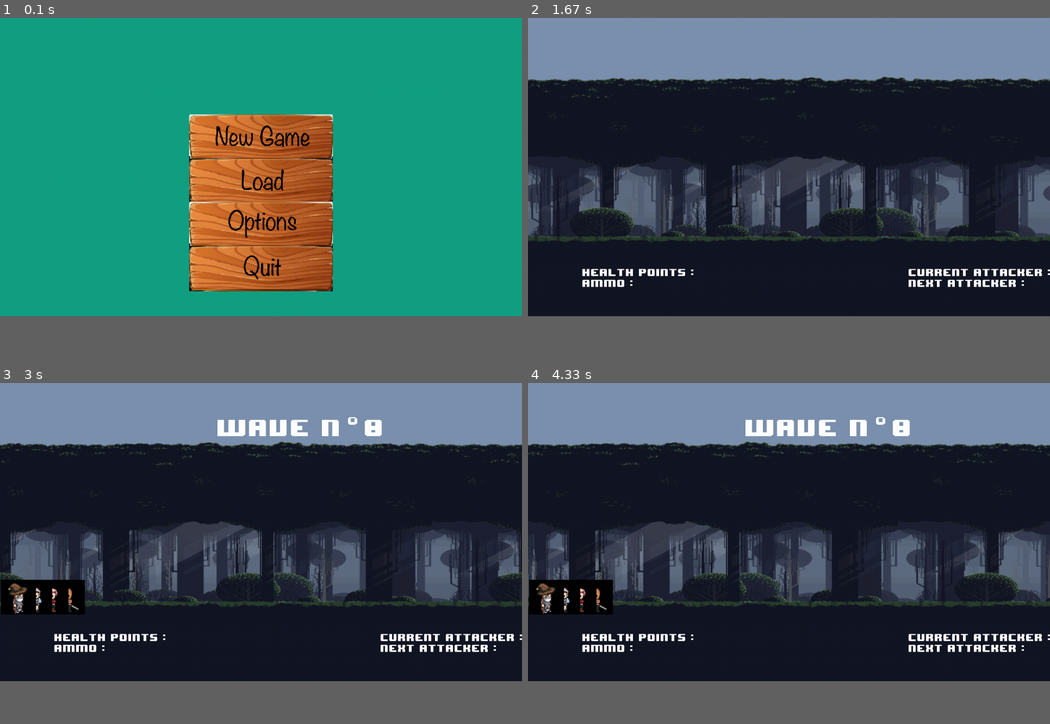
Above: before the commit, frames 1-4 (two rows, left to right).
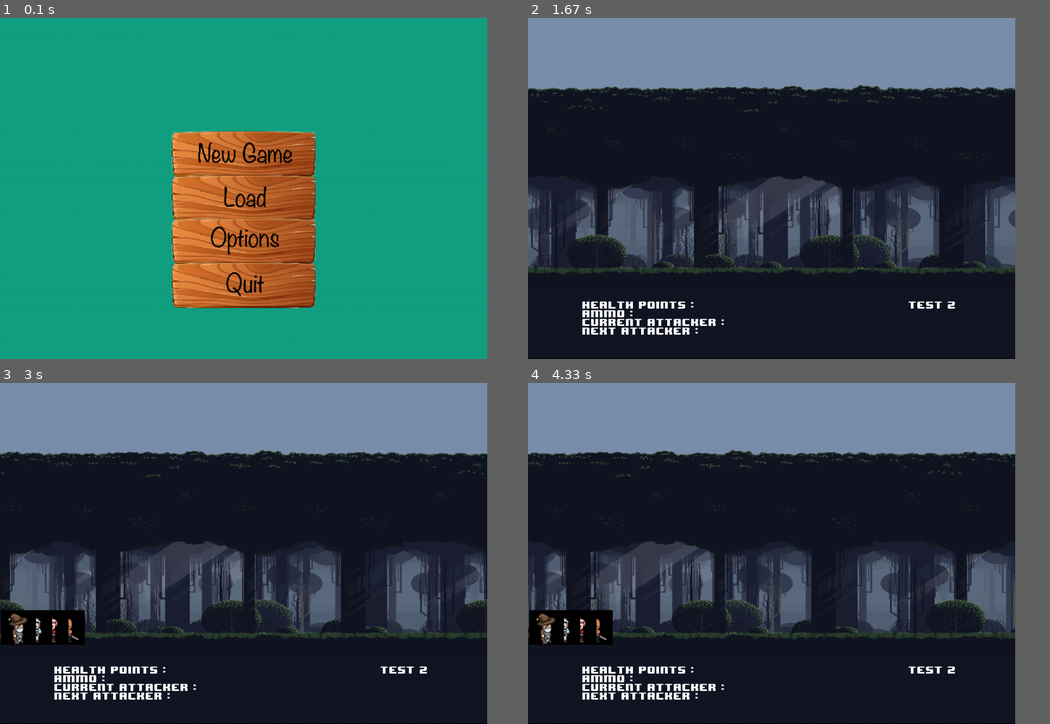
Above: after the commit, the same moments.

Repository: antoinebnm/Pygame-Project-23
Game: pygame game, started from run.py
Two runs of this game, one before a commit and one after it. Both use one fixed random seed, a clock stepped at 60 frames per second and the inputs below.
Inputs (mouse positions are in pixels of both pictures, inside the frame that each line leads up to):
- Up to frame 1 (0.1 s): no input
- Up to frame 2 (1.67 s): press the mouse at (773, 198) at 0.37 s; move the mouse to (762, 147) at 0.47 s; release the mouse at (752, 96) at 0.6 s; hold Esc 0.67-1.13 s; hold Right 0.67-1.13 s; move the mouse to (820, 212) at 0.7 s; tap Space at 1.17, 1.57 s; hold Right from 1.5 s (still down)
- Up to frame 3 (3 s): tap Space at 1.87, 2.07, 2.37 s; release Right at 1.97 s; hold Right 2-2.47 s
- Up to frame 4 (4.33 s): hold Right 3.5-4.13 s; tap Space at 3.57, 3.87 s
The window is 900x515 before the commit and 840x589 after it. Grey fills any space a smaller window leaves; there, only what the larger window draws over its background counts as a difference.

The runs differ from the first frame. In frame 1, 12% of the frame differs, in the area x 32-64%, y 28-86%; in frame 2, 23%; in frame 3, 25%; in frame 4, 26%, in the area x 0-100%, y 0-100%.

Commit message:
stable 3.0

Diff:
--- a/config.py
+++ b/config.py
@@ -1,4 +1,5 @@
 import pygame, random, sys, math, random, time, csv, os, json
+#from pygame.locals import *
 
 PATH = os.path.dirname(__file__)
 img_path = PATH + "/img/"
@@ -14,7 +15,7 @@
 #                                                                 #
 ###################################################################
 # 1600x900 | 1440×900 | 1280×720
-SCREEN_WIDTH, SCREEN_HEIGHT = pygame.display.get_desktop_sizes()[0][0]-320,pygame.display.get_desktop_sizes()[0][1]-280
+SCREEN_WIDTH, SCREEN_HEIGHT = pygame.display.get_desktop_sizes()[0][0]*0.7,pygame.display.get_desktop_sizes()[0][1]*0.7
 LOWER_MARGIN = SCREEN_HEIGHT // 4
 
 TILE_SIZE = 32
@@ -23,9 +24,19 @@
 
 FPS = 60
 
+RESIZE = False
+DEBUG = False
+SAVE = False
+
+
+if RESIZE:
+    window = pygame.display.set_mode((SCREEN_WIDTH, SCREEN_HEIGHT + LOWER_MARGIN),pygame.HWSURFACE | pygame.DOUBLEBUF | pygame.RESIZABLE)
+else:
+    window = pygame.display.set_mode((SCREEN_WIDTH, SCREEN_HEIGHT + LOWER_MARGIN),pygame.HWSURFACE | pygame.DOUBLEBUF)
+screen = pygame.rect.Rect(0, 0, SCREEN_WIDTH, SCREEN_HEIGHT)
+
+
 icon = pygame.image.load(img_path + 'elve_char.png')
-window = pygame.display.set_mode((SCREEN_WIDTH, SCREEN_HEIGHT + LOWER_MARGIN),pygame.HWSURFACE | pygame.DOUBLEBUF)# | pygame.RESIZABLE)
-screen = pygame.rect.Rect(0, 0, SCREEN_WIDTH, SCREEN_HEIGHT)
 pygame.display.set_icon(icon)
 
 # font
@@ -35,7 +46,7 @@
 clock = pygame.time.Clock()
 
 
-DEBUG = False
+
 
 
 ###################################################################
@@ -45,6 +56,7 @@
 ###################################################################
 COLOR_UI = pygame.color.Color(20, 23, 37)
 COLOR_WHITE = pygame.color.Color(255,255,255)
+COLOR_MENU = pygame.color.Color(20,160,130)
 
 
 ###################################################################
@@ -68,6 +80,36 @@
 
 PLAYER_CHARACTERS = ['warrior','elve','healer','mage'] # warrior, elve, mage, healer
 
+HEROES_ACTIONS_BUFFS = {
+    'Basic': None,
+    'Basic Slash' : False,
+    'Knife Cut' : False,
+    'Wand Swing' : False,
+    'Fire Ball' : False,
+
+    'Secondary': None,
+    'Jump Slash' : {'Damage': +0.2, 'Armor': -0.1},
+    'Arrow Shot' : {'Ammo': -1},
+    'Heal' : {'Heal': +0.2},
+    'Weakening Spell' : {'Enemy Strength': -0.2},
+
+    'Special': None,
+    'Spinning Attack' : {'Cooldown': +1},
+    'Piercing Arrow' : {'Damage': +0.2, 'Ammo': -1, 'Cooldown': +1},
+    'Revive' : {'Cooldown': +2, 'Heal': +0.4},
+    'Growing Roots' : {'Enemy Armor': -0.2},
+
+    'Defense' : {'Armor': +0.3}
+}
+
+INVENTORY = {
+    'Money': 0,
+    'Heal Potions': 0,
+    'Warrior Upgrade': False,
+    'Archer Upgrade': False,
+    'Healer Upgrade': False,
+    'Mage Upgrade': False
+}
 
 ###################################################################
 #                                                                 #
--- a/fight.py
+++ b/fight.py
@@ -1,38 +1,6 @@
 from config import *
 
-
-HEROES_ACTIONS_BUFFS = {
-    'Basic': None,
-    'Basic Slash' : False,
-    'Knife Cut' : False,
-    'Wand Swing' : False,
-    'Fire Ball' : False,
-
-    'Secondary': None,
-    'Jump Slash' : {'Damage': +0.2, 'Armor': -0.1},
-    'Arrow Shot' : {'Ammo': -1},
-    'Heal' : {'Heal': +0.2},
-    'Weakening Spell' : {'Enemy Strength': -0.2},
-
-    'Special': None,
-    'Spinning Attack' : {'Cooldown': +1},
-    'Piercing Arrow' : {'Damage': +0.2, 'Ammo': -1, 'Cooldown': +1},
-    'Revive' : {'Cooldown': +2, 'Heal': +0.4},
-    'Growing Roots' : {'Enemy Armor': -0.2},
-
-    'Defense' : {'Armor': +0.3}
-}
-
-INVENTORY = {
-    'Money': 0,
-    'Heal Potions': 0,
-    'Warrior Upgrade': False,
-    'Archer Upgrade': False,
-    'Healer Upgrade': False,
-    'Mage Upgrade': False
-}
-
-SAVE = False
+ui_rect = pygame.rect.Rect(screen.left, screen.bottom, window.get_width(), LOWER_MARGIN)
 
 class Character():
     def __init__(self, id, camp, char_name, health, speed, damage, armor, ammo=None,x=0, y=0, scale=1):
@@ -195,6 +163,7 @@
             if (atk_list[index] != None) and (atk_list[index] in player_group):
                 while security:
                     action = input("\n>>> Choose your move :\n ")
+                    text_write(600, int((ui_rect.height//15) * 2), '>>> Choose your move :')
                     try :
                         action = int(action)
                     except ValueError:
@@ -288,7 +257,7 @@
                                 x.Health = x.MaxHealth
                                 x.is_alive = True
                             print('All heroes have been healed / revived.')
-                        else: action = None; target = None
+                        else: print('\n>>> Invalid action, please try again.'); action = None; target = None
 
                         try:
                             target = int(target)
@@ -551,6 +520,26 @@
     # Pygame update function or whatever
         pass
 
+
+def text_write(x, y, text='default text', scale=1):
+    scale = float(scale)
+    text = font.render(text, False, COLOR_WHITE).convert_alpha()
+    text = pygame.transform.scale_by(text,scale)
+    text_rect = text.get_rect()
+    y += SCREEN_HEIGHT # adjust to bottom of screen / ui
+    text_rect.topleft = ((x),(y))
+    window.blit(text, text_rect)
+
+def text_update():
+    window.fill(COLOR_UI,ui_rect)
+# UI indicator
+    text_write(100, int((ui_rect.height//15) * 2), 'Health points :')
+    text_write(100,int((ui_rect.height//15) * 4), 'Ammo :')
+    text_write(100,int((ui_rect.height//15) * 6), 'Current Attacker :')
+    text_write(100,int((ui_rect.height//15) * 8), 'Next Attacker :')
+    text_write(700,int((ui_rect.height//15) * 2), 'Test 2')
+
+
 def stats(team):
     print("–––––––––––––––––––––––––––––––––––––")
     for member in team:
@@ -607,10 +596,11 @@
 
 FightSyst = Fight()
 
-"""
-stats(player_group); stats(Enemies)
+
+"""stats(player_group); stats(Enemies)
 for wave_number in range(0,len(Waves)):
-    Game.main(wave_number)
+    #text_write(400,((-1) * SCREEN_HEIGHT + 60), ('Wave n°' + str(wave_number)),2.4)
+    FightSyst.main(wave_number)
 """
 
 
--- a/game.py
+++ b/game.py
@@ -1,18 +1,13 @@
 from sprites import *
-#from fight import *
+from fight import *
 from button import *
 
 #button images
-newg_img = pygame.image.load(img_path + 'new-game_btn.png').convert()
-load_img = pygame.image.load(img_path + 'load_btn.png').convert()
-option_img = pygame.image.load(img_path + 'settings_btn.png').convert()
-exit_img = pygame.image.load(img_path + 'exit_btn.png').convert()
-ind = newg_img.get_height() + 20
-newg_button = Button(SCREEN_WIDTH // 2, (SCREEN_HEIGHT // 2), newg_img, 0.6)
-load_button = Button(SCREEN_WIDTH // 2, (SCREEN_HEIGHT // 2) + ind*0.5, load_img, 0.6)
-option_button = Button(SCREEN_WIDTH // 2, (SCREEN_HEIGHT // 2) + ind, option_img, 0.6)
-exit_button = Button(SCREEN_WIDTH // 2, (SCREEN_HEIGHT // 2) + ind*1.5, exit_img, 0.6)
-menu_img = pygame.image.load((img_path + 'mc_pausescreen' + '.png')).convert()
+newg_img = pygame.image.load(img_path + 'new-game_btn.png').convert_alpha()
+load_img = pygame.image.load(img_path + 'load_btn.png').convert_alpha()
+option_img = pygame.image.load(img_path + 'settings_btn.png').convert_alpha()
+exit_img = pygame.image.load(img_path + 'exit_btn.png').convert_alpha()
+menu_img = pygame.image.load((img_path + 'mc_pausescreen' + '.png')).convert_alpha()
 
 
 class Game:
@@ -28,6 +23,12 @@
         self.COUNTER = 0
         self.init_game = False
 
+        self.ind = newg_img.get_height() + 20
+        self.newg_button = Button(SCREEN_WIDTH // 2, (SCREEN_HEIGHT // 2) + self.ind*0, newg_img, 0.6)
+        self.load_button = Button(SCREEN_WIDTH // 2, (SCREEN_HEIGHT // 2) + self.ind*0.5, load_img, 0.6)
+        self.option_button = Button(SCREEN_WIDTH // 2, (SCREEN_HEIGHT // 2) + self.ind*1, option_img, 0.6)
+        self.exit_button = Button(SCREEN_WIDTH // 2, (SCREEN_HEIGHT // 2) + self.ind*1.5, exit_img, 0.6)
+
 ### Fonction initialisation d'une nouvelle partie
     def new_game(self):
     # Reset datas
@@ -39,7 +40,7 @@
     # Init screen
         window.fill(COLOR_UI)
         window.blit(self.player.tiles.image,screen)
-        self.text_update()
+        text_update()
 
 
     # Handle user input events
@@ -51,11 +52,34 @@
             if event.type == pygame.QUIT:
                 self.running = False
                 pygame.quit()
+            elif event.type == pygame.VIDEORESIZE:
+                screen = pygame.display.set_mode(
+                event.dict['size'], pygame.HWSURFACE | pygame.DOUBLEBUF | pygame.RESIZABLE)
+
+                if self.playing and not self.menu:
+                    if self.playing:
+                        image = self.player.tiles.image
+                    elif self.menu:
+                        image = menu_img
+                    screen.blit(pygame.transform.scale(image, event.dict['size']), (0, 0))
+                elif not self.playing:
+                    window.fill(COLOR_MENU)
+                    size = [round(event.dict['size'][0] / 1120, 2), round(event.dict['size'][1] / 620, 2)]
+                    size = size[0] * size[1]
+                    self.ind = size * newg_img.get_height() + size * 20
+
+                    self.newg_button = Button(event.dict['size'][0] // 2, event.dict['size'][1] // 2 + self.ind*0, newg_img, size * 0.6)
+                    self.load_button = Button(event.dict['size'][0] // 2, event.dict['size'][1] // 2 + self.ind*0.5, load_img, size * 0.6)
+                    self.option_button = Button(event.dict['size'][0] // 2, event.dict['size'][1] // 2 + self.ind*1, option_img, size * 0.6)
+                    self.exit_button = Button(event.dict['size'][0] // 2, event.dict['size'][1] // 2 + self.ind*1.5, exit_img, size * 0.6)
+                elif self.menu:
+                    screen.blit(pygame.transform.scale(menu_bg, event.dict['size']), (0, 0))
+
+                pygame.display.flip()
 
         if not self.menu:
             menubg = False
             if keys[pygame.K_ESCAPE]:
-                #pygame.quit()
                 self.menu = True
                 if not menubg:
                     menubg = True
@@ -67,45 +91,25 @@
                 self.player.tiles.scroll_map(0)
                 self.update()
 
-    def text_update(self):
-        ui = pygame.rect.Rect(screen.left, screen.bottom, window.get_width(), LOWER_MARGIN)
-        window.fill(COLOR_UI,ui)
-    # UI indicator
-        self.text_write(100,20, 'Health points :')
-        self.text_write(100,40, 'Ammo :')
-        self.text_write(700,20, 'Current Attacker :')
-        self.text_write(700,40, 'Next Attacker :')
-    # Wave indicator
-        self.text_write(400,((-1) * SCREEN_HEIGHT + 60), ('Wave n°' + str(self.wave_num)),2.4)
-
-    def text_write(self, x, y, text='default text', scale=1):
-        scale = float(scale)
-        text = font.render(text, False, COLOR_WHITE).convert_alpha()
-        text = pygame.transform.scale_by(text,scale)
-        text_rect = text.get_rect()
-        y += SCREEN_HEIGHT # adjust to bottom of screen / ui
-        text_rect.topleft = ((x),(y))
-        window.blit(text, text_rect)
 
     # Update the game state based on user input and object behavior
     def update(self):
         self.player.update(self.COUNTER)
-        self.player.tiles.update(self.COUNTER)
-        self.text_update()
+        text_update()
 
     # Main game loop
     def run(self):
         if not self.playing:
             self.events()
-            window.fill(pygame.color.Color(20,160,130))
-            if newg_button.check():
+            window.fill(COLOR_MENU)
+            if self.newg_button.check():
                 self.playing = True
                 self.init_game = True
-            elif load_button.check():
+            elif self.load_button.check():
                 pass
-            elif option_button.check():
+            elif self.option_button.check():
                 pass
-            elif exit_button.check():
+            elif self.exit_button.check():
                 self.running = False
                 pass
 
@@ -121,10 +125,10 @@
             if not self.menu:
                 self.update()
 
-        if DEBUG:
+        """if DEBUG:
             window.fill(pygame.color.Color(255,0,0), self.player.player_collider)
             pygame.display.set_caption("Facing %s" % (self.player.player_facing))
-
+"""
         # Update display and tick clock
         clock.tick(FPS)
         pygame.display.update()
--- a/run.py
+++ b/run.py
@@ -3,7 +3,9 @@
 
 from game import *
 
+
 game = Game()
+
 while game.running:
     game.run()
 
--- a/sprites.py
+++ b/sprites.py
@@ -26,8 +26,10 @@
             self.y = SCREEN_HEIGHT // 2
 
         self.assign_sprite_tileset()
+
         if DEBUG:
-            self.player_collider = pygame.rect.Rect(self.team_sprites.get_rect(topleft=(self.x + 16, self.y + 48), width=24, height=16))
+            if MAP_VIEW == 2.5:
+                self.player_collider = pygame.rect.Rect(self.team_sprites.get_rect(topleft=(self.x + 16, self.y + 48), width=24, height=16))
 
 
 # Chargement tileset du chararcter / à automatiser avec interface
@@ -68,7 +70,9 @@
             memory.append(self.get_sprite(character, self.sprite_frame, self.facing_sprite))
             window.blit(self.team_sprites[i], (self.x + 90 - (i*30), self.y))
 
-        #self.player_collider = self.team_sprites.get_rect(topleft=(x + 16, y + 48), width=24, height=16)
+        if DEBUG:
+            if MAP_VIEW == 2.5:
+                self.player_collider = self.team_sprites.get_rect(topleft=(x + 16, y + 48), width=24, height=16)
 
 # FONCTION UPDATE / récurrence
     def update(self, COUNTER):
--- a/test.py
+++ b/test.py
@@ -1,8 +1,31 @@
-import time
+import time, sys
 
-Time = []
+"""Time = []
 Time.append(time.time())
 time.sleep(1)
 Time.append(int(time.time() - Time[0]-1))
 
-print(Time[1])
+print(Time[1])"""
+
+#print("Version: "+'.'.join([str(x) for x in sys.version_info if x in [3,11]]))
+
+from concurrent.futures import ThreadPoolExecutor
+
+def run_io_tasks_in_parallel(tasks):
+    with ThreadPoolExecutor() as executor:
+        running_tasks = [executor.submit(task) for task in tasks]
+        for running_task in running_tasks:
+            running_task.result()
+
+def funcA():
+    time.sleep(3)
+    print("A")
+
+def funcB():
+    time.sleep(1)
+    print("B")
+
+run_io_tasks_in_parallel([
+    lambda: funcA(),
+    lambda: funcB(),
+])
--- a/tilesheet.py
+++ b/tilesheet.py
@@ -16,10 +16,7 @@
         window.blit(self.image, screen)
 
     def update(self,COUNTER):
-        if self.memory != window.get_size():
-            self.image = pygame.transform.scale(self.image, screen.size)
-            self.ground = SCREEN_HEIGHT
-            self.memory = window.get_size()
+        pass
 
 
     def scroll_map(self, x):
